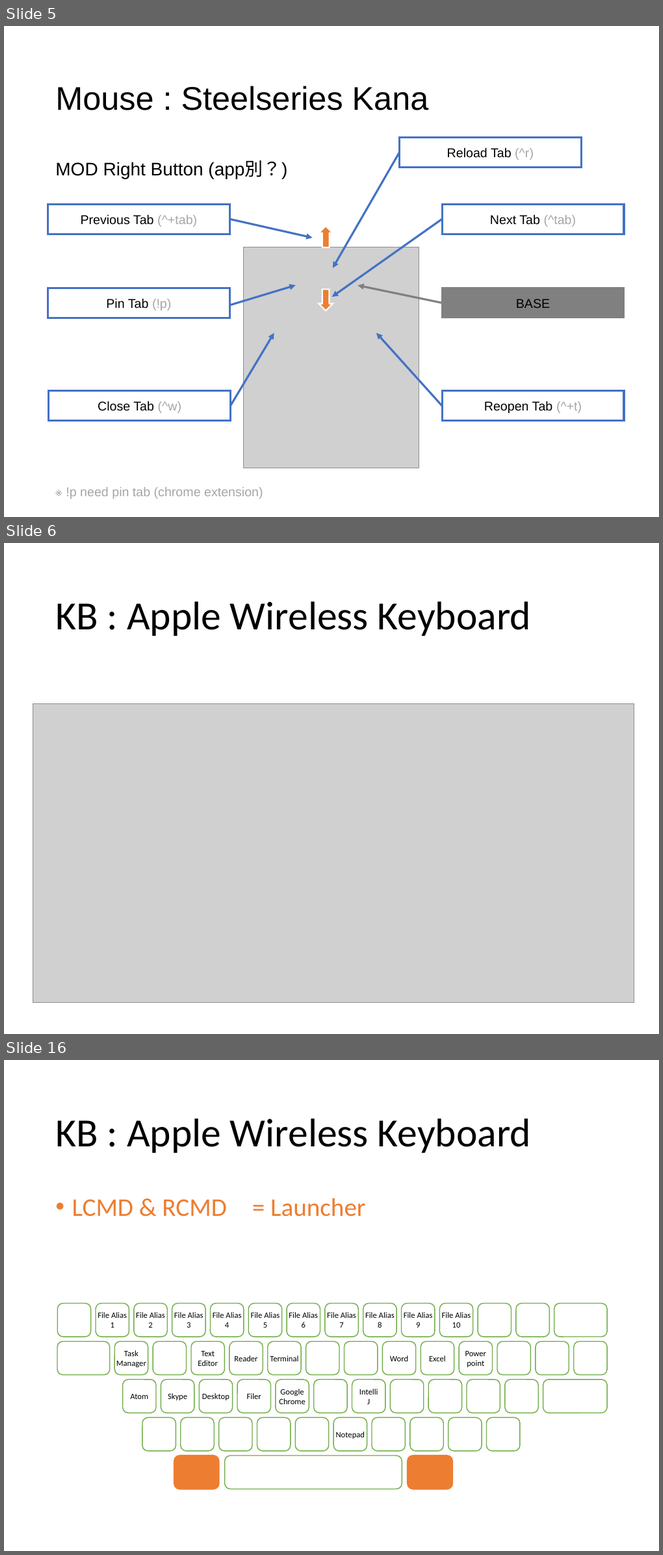
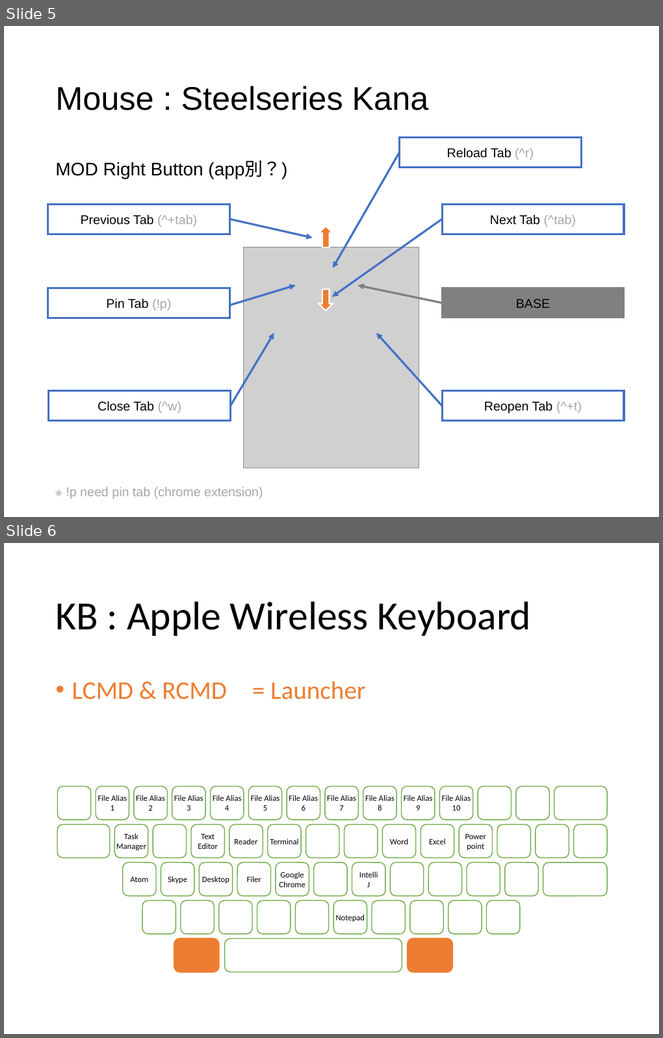
Before and after one commit to ittooo66/myAHK, a slide deck: MANUAL.pptx. Shown one above the other, each under a label of ours: slides 5, 6 and 16 before the commit, slides 5 and 6 after it; the slides between them are not shown. The pictures are 663x1555 and 663x1038 pixels, drawn with LibreOffice and Linux fonts; fonts in the diff are those of the drawing; grey boxes stand for pictures. Boxes give left, top, right and bottom in pixels: in the first picture for what was removed or moved away, otherwise in the second. Text is boxed around its words. In the diff, an @@ line names an element or a change of style, - is before the commit and + after.

```diff
--- a/MANUAL.pptx
+++ b/MANUAL.pptx
@@ slide 6 removed at <box>4,543,659,1034</box>, background #FFFFFF @@
@@ title removed at <box>55,601,531,636</box> @@
-KB : Apple Wireless Keyboard
@@ picture removed at <box>33,704,634,1003</box> @@
@@ what was slide 16 is now slide 6 @@
```
Also in this commit, not shown: 6 slides changed, 4 slides added, 5 other slides removed, 1 other file.
